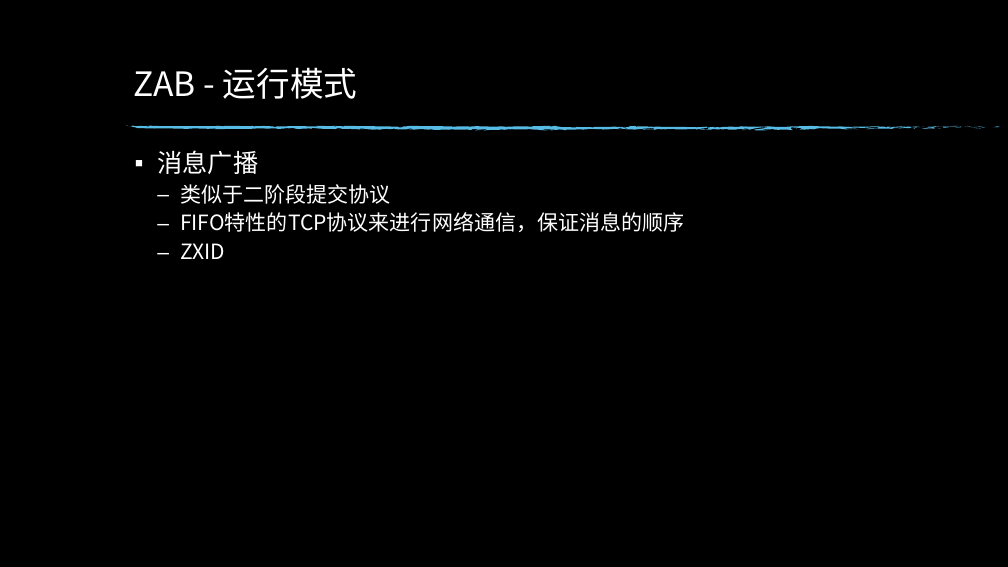
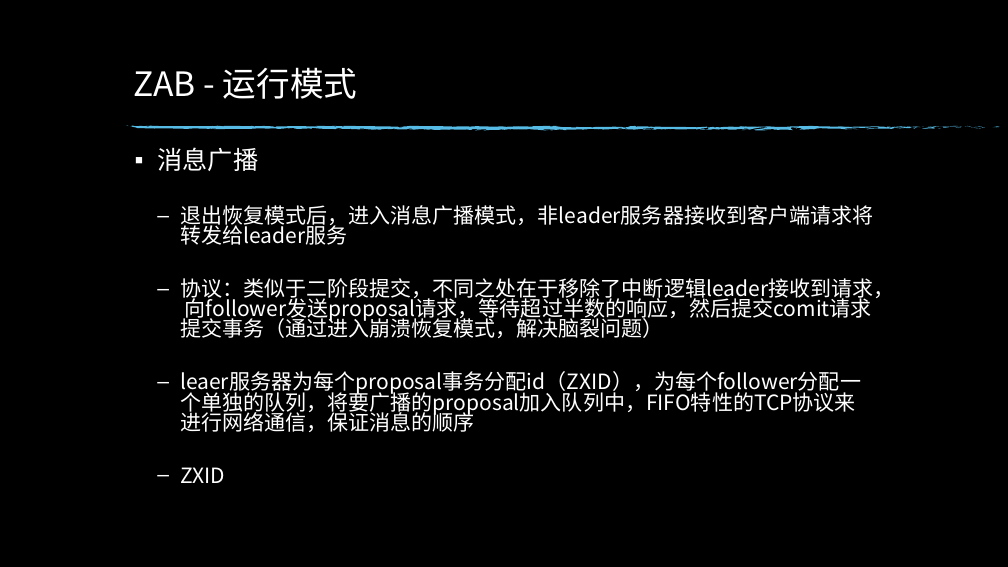
Before and after one commit to edwin1215/edwin, a slide deck: slide 20 of 分布式一致性原理.pptx (slide 19 before the commit). Drawn at 1008x567 pixels with LibreOffice and Linux fonts; fonts in the diff are those of the drawing; background and template pictures are left out. Boxes give left, top, right and bottom in pixels: in the first picture for what was removed or moved away, otherwise in the second. Text is boxed around its words. In the diff, an @@ line names an element or a change of style, - is before the commit and + after.

Commit message:
update

```diff
--- a/分布式一致性原理.pptx
+++ b/分布式一致性原理.pptx
@@ text at <box>157,147,258,483</box>: line spacing 0.9 to 0.8 @@
@@ text at <box>180,205,894,432</box>: text changed @@
-  – 类似于二阶段提交协议
-  – FIFO特性的TCP协议来进行网络通信，保证消息的顺序
+  – 退出恢复模式后，进入消息广播模式，非leader服务器接收到客户端请求将转发给leader服务
+  – 协议：类似于二阶段提交，不同之处在于移除了中断逻辑leader接收到请求， 向follower发送proposal请求，等待超过半数的响应，然后提交comit请求提交事务（通过进入崩溃恢复模式，解决脑裂问题）
+  – leaer服务器为每个proposal事务分配id（ZXID），为每个follower分配一个单独的队列，将要广播的proposal加入队列中，FIFO特性的TCP协议来进行网络通信，保证消息的顺序
```
Also in this commit, not shown: 4 other slides changed, 8 slides added.
